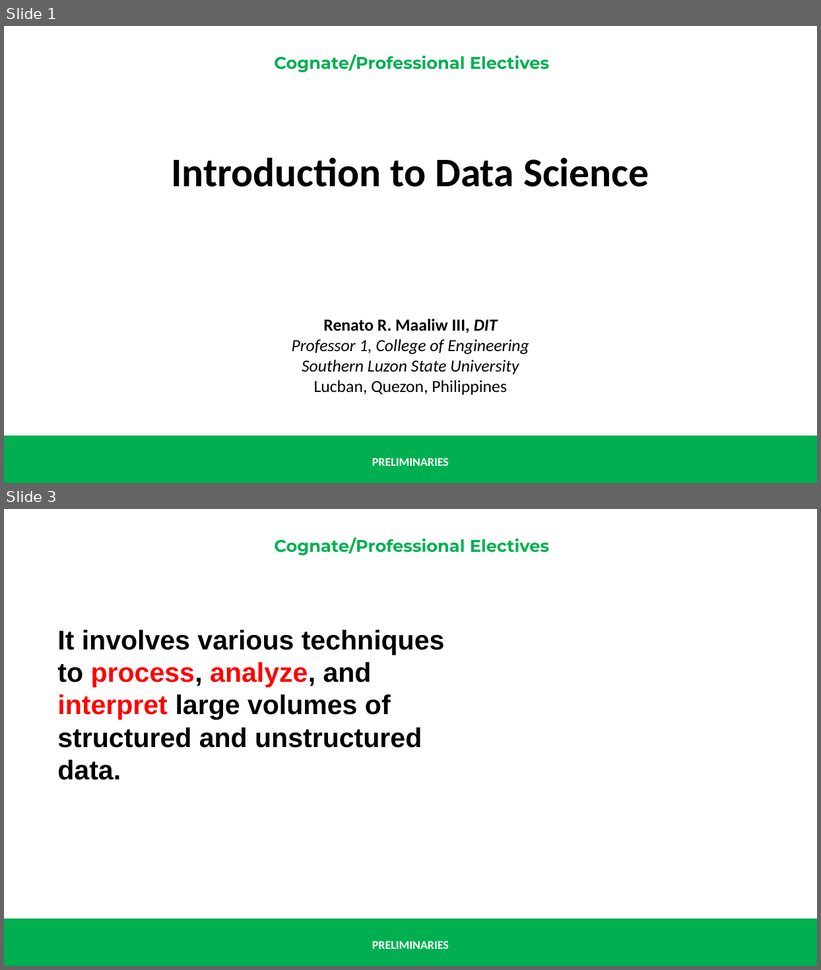
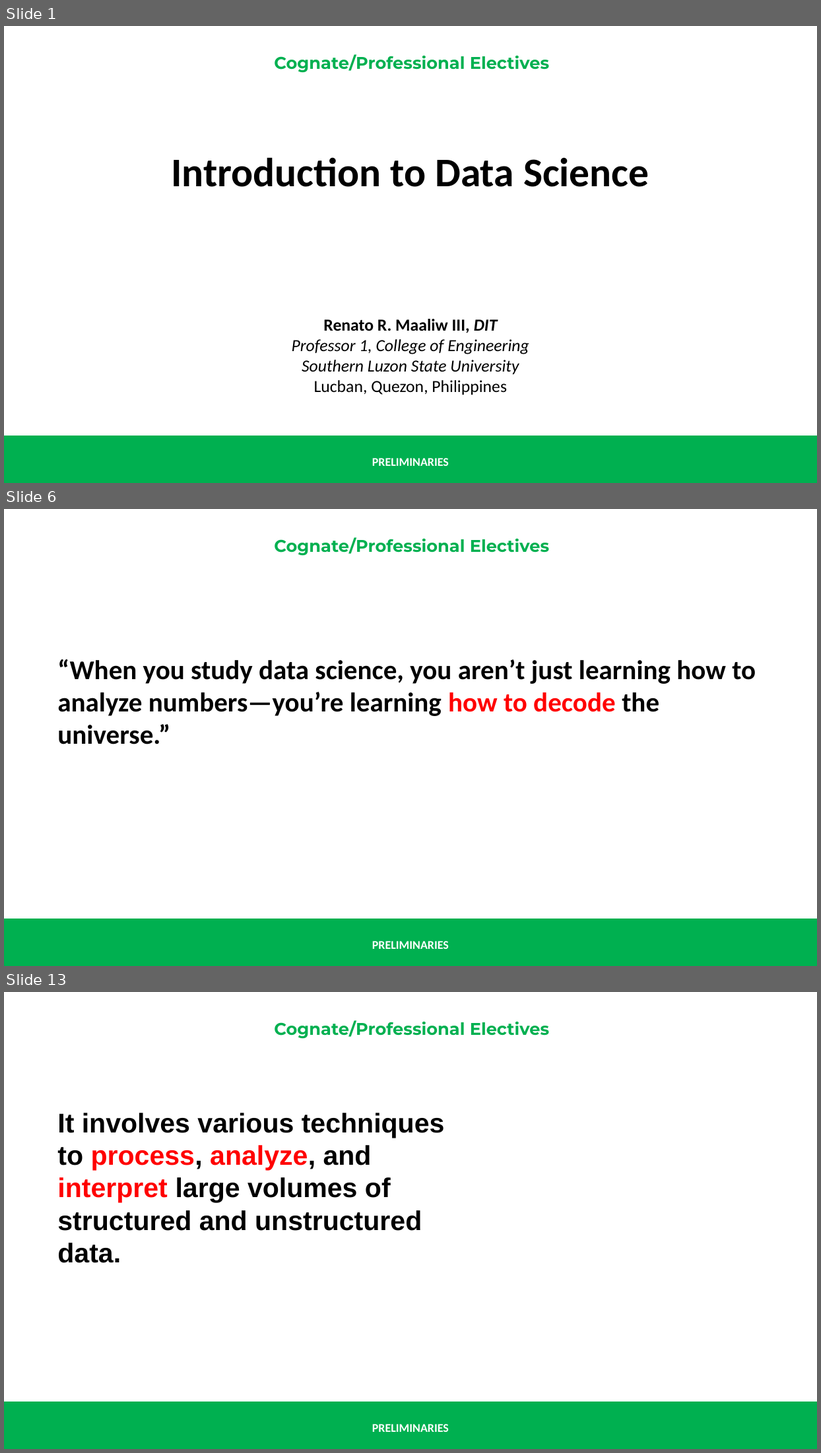
Before and after one commit to renatomaaliw3/public_files, a slide deck: CPE Electives (1 - 3)/01. Lectures Notebook/00. Presentations & Text Books/01. Electives 1 to 3/00. Preliminaries.pptx. Shown one above the other, each under a label of ours: slides 1 and 3 before the commit, slides 1, 6 and 13 after it; the slides between them are not shown. The pictures are 821x970 and 821x1453 pixels, drawn with LibreOffice and Linux fonts; fonts in the diff are those of the drawing. Boxes give left, top, right and bottom in pixels: in the first picture for what was removed or moved away, otherwise in the second. Text is boxed around its words. In the diff, an @@ line names an element or a change of style, - is before the commit and + after.

```diff
--- a/CPE Electives (1 - 3)/01. Lectures Notebook/00. Presentations & Text Books/01. Electives 1 to 3/00. Preliminaries.pptx
+++ b/CPE Electives (1 - 3)/01. Lectures Notebook/00. Presentations & Text Books/01. Electives 1 to 3/00. Preliminaries.pptx
@@ slide 6 added at <box>4,509,817,966</box>, background #FFFFFF; not listed: 3 template elements that a slide beside it also shows @@
@@ text added at <box>57,659,756,745</box>, 32 pt, text #000000, bold @@
+“When you study data science, you aren’t just learning how to analyze numbers—you’re learning how to decode the universe.”
@@ what was slide 3 is now slide 13 @@
```
Also in this commit, not shown: 3 slides changed, 9 other slides added, 1 other file.
